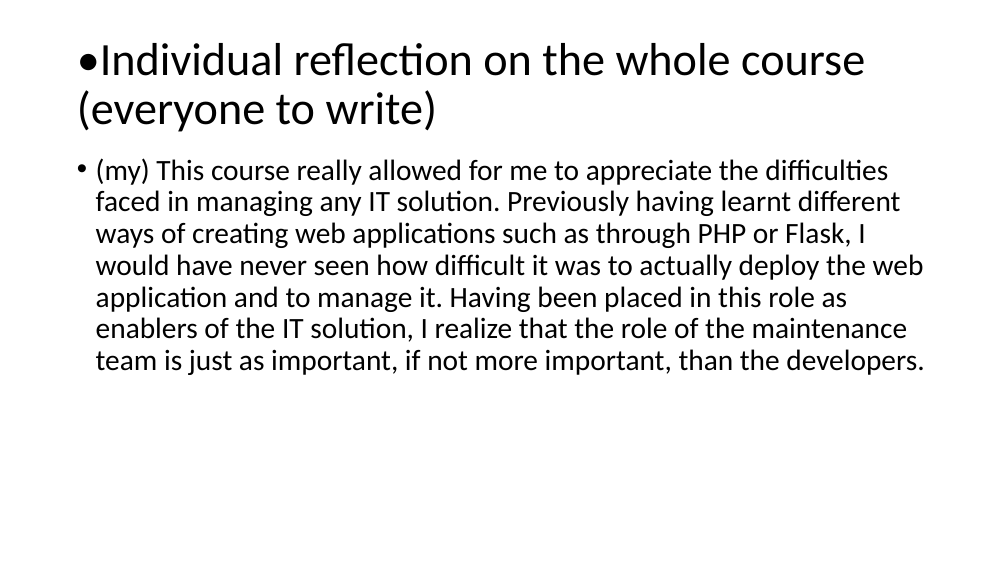
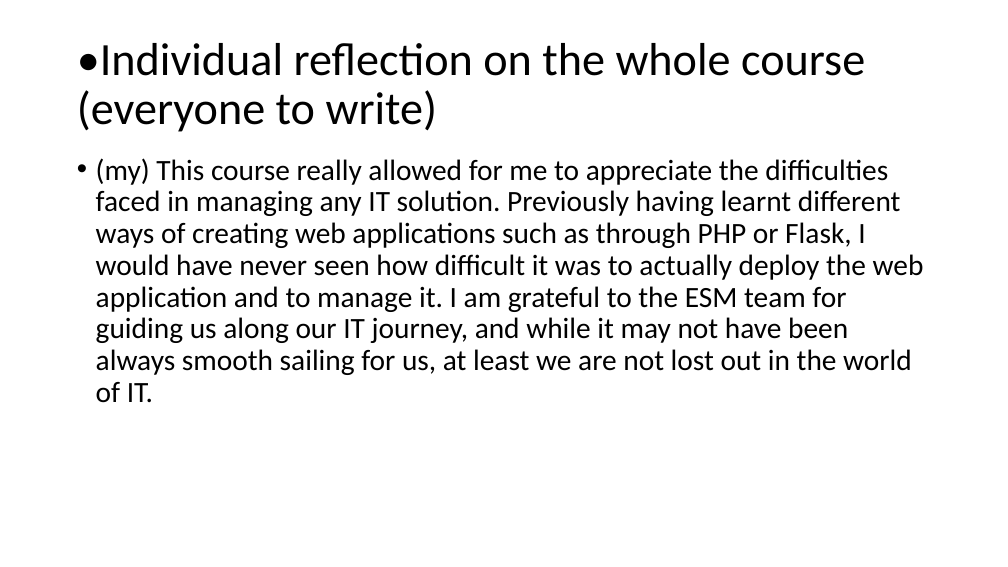
Before and after one commit to cmy96/esm214, a slide deck: slide 4 of Poster.pptx. Drawn at 1008x567 pixels with LibreOffice and Linux fonts; fonts in the diff are those of the drawing. Boxes give left, top, right and bottom in pixels: in the first picture for what was removed or moved away, otherwise in the second. Text is boxed around its words. In the diff, an @@ line names an element or a change of style, - is before the commit and + after.

Commit message:
Edited MY reflection

```diff
--- a/Poster.pptx
+++ b/Poster.pptx
@@ text at [96, 158, 924, 403]: text changed @@
-• (my) This course really allowed for me to appreciate the difficulties faced in managing any IT solution. Previously having learnt different ways of creating web applications such as through PHP or Flask, I would have never seen how difficult it was to actually deploy the web application and to manage it. Having been placed in this role as enablers of the IT solution, I realize that the role of the maintenance team is just as important, if not more important, than the developers.
+• (my) This course really allowed for me to appreciate the difficulties faced in managing any IT solution. Previously having learnt different ways of creating web applications such as through PHP or Flask, I would have never seen how difficult it was to actually deploy the web application and to manage it. I am grateful to the ESM team for guiding us along our IT journey, and while it may not have been always smooth sailing for us, at least we are not lost out in the world of IT.
```
